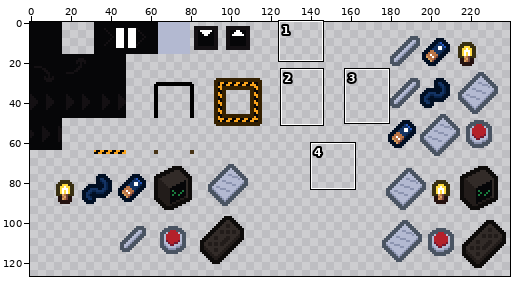
Pixel-art file: sprites.aseprite. Above: a wide view before the commit, with the close-up outlined.
Close-up. Before the commit:
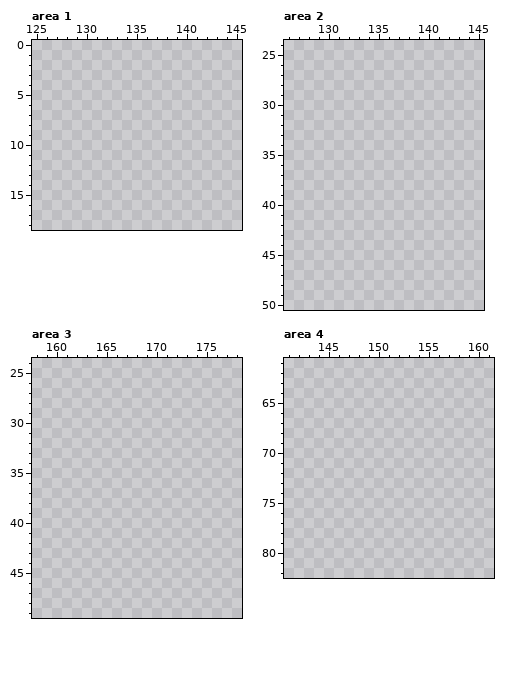
240x128 pixels, 1 frame. Shown: area 1: x 125..145, y 0..18; area 2: x 126..145, y 24..50; area 3: x 158..178, y 24..49; area 4: x 141..161, y 61..82. The old version is drawn lined up with the new one. The wide view leaves out empty margins.
Palette (. is transparent): 
After the commit:
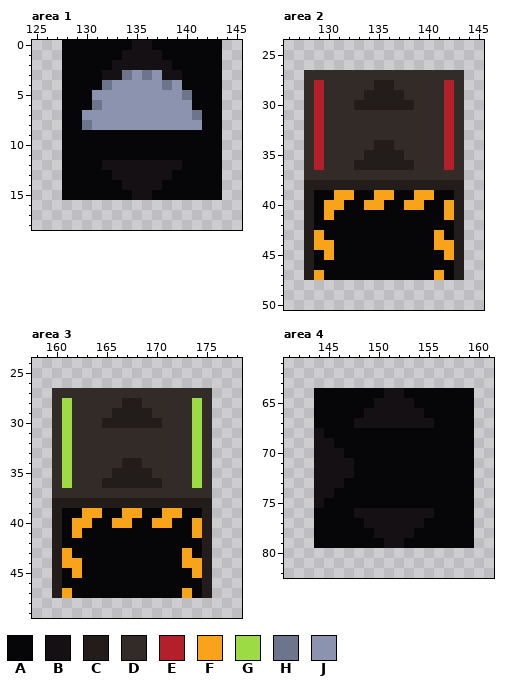
Colours new in this view: A #060608  B #141013  C #221c1a  D #322b28  E #b4202a  F #f9a31b  G #9cdb43  H #6d758d  J #8b93af
Diff:
drawings rearranged on the sheet (the old picture shows each at its new place)
Changed rows in their new state; - is an unchanged pixel.
Area 1:
first column x 128:
 0 AAAAAAABBAAAAAAA
 1 AAAAAABBBBAAAAAA
 2 AAAAABBBBBBAAAAA
 3 AAAABBHJHJBBAAAA
 4 AAAAHJJJJJHJAAAA
 5 AAAJJJJJJJJJHAAA
 6 AAAHJJJJJJJJJAAA
 7 AAJJJJJJJJJJJHAA
 8 AAHJJJJJJJJJJJAA
 9 AAAAAAAAAAAAAAAA
10 AAAAAAAAAAAAAAAA
11 AAAAAAAAAAAAAAAA
12 AAAABBBBBBBBAAAA
13 AAAAABBBBBBAAAAA
14 AAAAAABBBBAAAAAA
15 AAAAAAABBAAAAAAA
Area 2:
first column x 128:
27 DDDDDDDDDDDDDDDD
28 DEDDDDDCCDDDDDED
29 DEDDDDCCCCDDDDED
30 DEDDDCCCCCCDDDED
31 DEDDDDDDDDDDDDED
32 DEDDDDDDDDDDDDED
33 DEDDDDDDDDDDDDED
34 DEDDDDDCCDDDDDED
35 DEDDDDCCCCDDDDED
36 DEDDDCCCCCCDDDED
37 DDDDDDDDDDDDDDDD
38 CCCCCCCCCCCCCCCC
39 CAAFFAAFFAAFFAAC
40 CAFFAAFFAAFFAAFC
41 CAFAAAAAAAAAAAFC
42 CAAAAAAAAAAAAAAC
43 CFAAAAAAAAAAAFAC
44 CFFAAAAAAAAAAFFC
45 CAFAAAAAAAAAAAFC
46 CAAAAAAAAAAAAAAC
47 CFAAAAAAAAAAAFAC
Area 3:
first column x 160:
27 DDDDDDDDDDDDDDDD
28 DGDDDDDCCDDDDDGD
29 DGDDDDCCCCDDDDGD
30 DGDDDCCCCCCDDDGD
31 DGDDDDDDDDDDDDGD
32 DGDDDDDDDDDDDDGD
33 DGDDDDDDDDDDDDGD
34 DGDDDDDCCDDDDDGD
35 DGDDDDCCCCDDDDGD
36 DGDDDCCCCCCDDDGD
37 DDDDDDDDDDDDDDDD
38 CCCCCCCCCCCCCCCC
39 CAAFFAAFFAAFFAAC
40 CAFFAAFFAAFFAAFC
41 CAFAAAAAAAAAAAFC
42 CAAAAAAAAAAAAAAC
43 CFAAAAAAAAAAAFAC
44 CFFAAAAAAAAAAFFC
45 CAFAAAAAAAAAAAFC
46 CAAAAAAAAAAAAAAC
47 CFAAAAAAAAAAAFAC
Area 4:
first column x 144:
64 AAAAAAABBAAAAAAA
65 AAAAAABBBBAAAAAA
66 AAAAABBBBBBAAAAA
67 AAAABBBBBBBBAAAA
68 BAAAAAAAAAAAAAAA
69 BBAAAAAAAAAAAAAA
70 BBBAAAAAAAAAAAAA
71 BBBBAAAAAAAAAAAA
72 BBBBAAAAAAAAAAAA
73 BBBAAAAAAAAAAAAA
74 BBAAAAAAAAAAAAAA
75 BAAAAAAAAAAAAAAA
76 AAAABBBBBBBBAAAA
77 AAAAABBBBBBAAAAA
78 AAAAAABBBBAAAAAA
79 AAAAAAABBAAAAAAA
Where, in picture pixels (left, top, right, bottom), the same in both close-ups:
added: (62, 40, 222, 200)
added: (304, 70, 464, 280)
added: (52, 388, 212, 598)
added: (314, 388, 474, 548)
